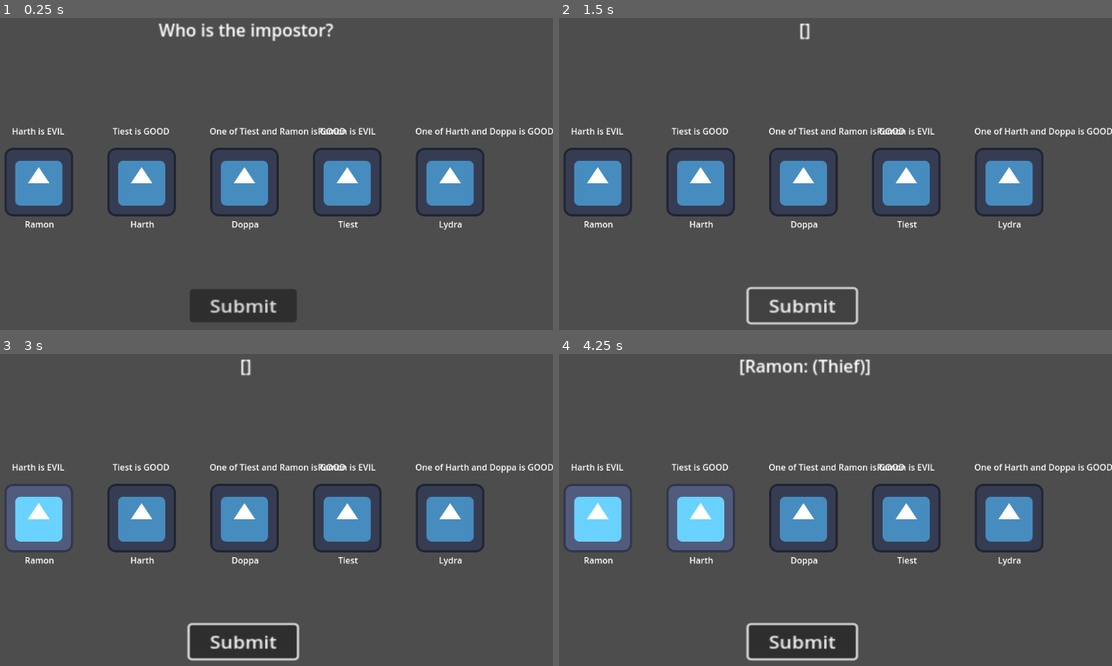
Above: before the commit, frames 1-4 (two rows, left to right).
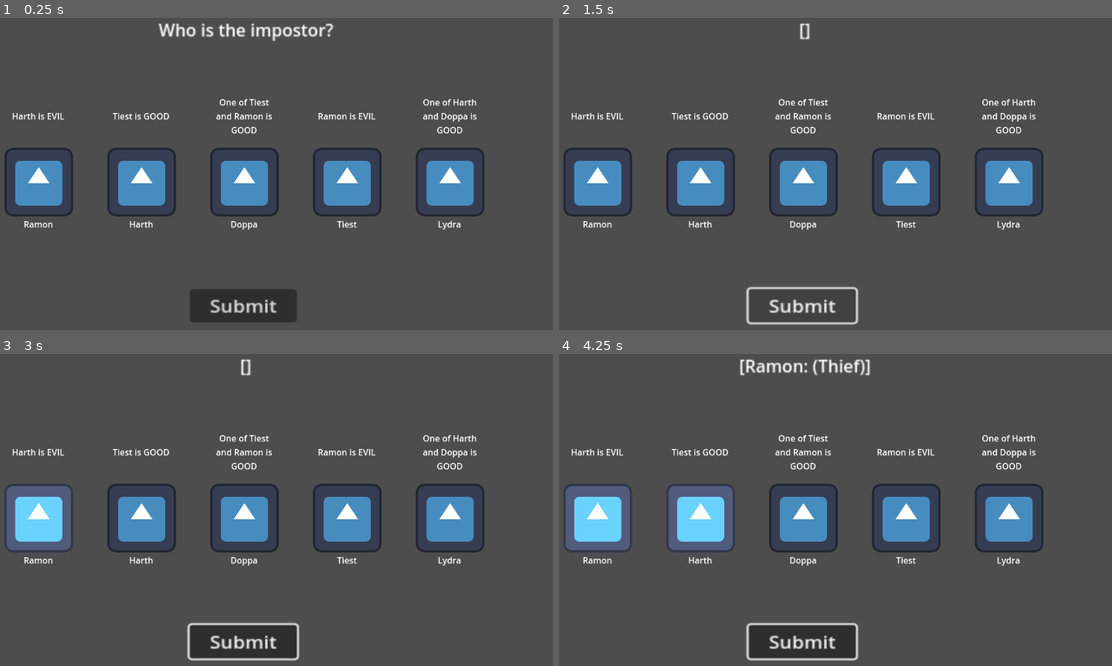
Above: after the commit, the same moments.

Repository: vbAarav/school-snatcher
Game: Godot game, scene res://Scenes/main.tscn
The game is run twice, just before and just after one commit, with the same random seed, the same clock (stepped at 60 frames per second) and the same inputs. The engine's default icon, where the game draws it, is replaced by a stand-in: a white triangle on a blue panel in a dark square.
Inputs (mouse positions are in pixels of both pictures, inside the frame that each line leads up to):
- Up to frame 1 (0.25 s): no input
- Up to frame 2 (1.5 s): click "Submit" at 0.5 s; click "Submit" at 1.25 s
- Up to frame 3 (3 s): click "Submit" at 2 s; tap Enter at 2.75 s; move the mouse to (38, 516) at 2.77 s; click (38, 516) at 2.92 s
- Up to frame 4 (4.25 s): tap Space at 3.5 s; move the mouse to (702, 516) at 3.52 s; click (702, 516) at 3.67 s

The runs differ from the first frame. In frame 1, 2.0% of the frame differs, in the area x 2-100%, y 25-68%; in frame 2, 2.0%; in frame 3, 2.0%; in frame 4, 2.0%.

Commit message:
Increased Text Space

Diff:
--- a/Scenes/student.tscn
+++ b/Scenes/student.tscn
@@ -18,18 +18,23 @@
 
 [node name="Information" type="Label" parent="."]
 offset_left = -65.0
-offset_top = -107.0
+offset_top = -178.0
 offset_right = 64.0
 offset_bottom = -69.0
 text = "1 is good"
 horizontal_alignment = 1
+vertical_alignment = 1
+autowrap_mode = 3
+clip_text = true
 
 [node name="Name" type="Label" parent="."]
-offset_left = -63.0
+offset_left = -65.0
 offset_top = 67.0
-offset_right = 66.0
-offset_bottom = 105.0
+offset_right = 64.0
+offset_bottom = 90.0
 text = "1"
 horizontal_alignment = 1
+autowrap_mode = 3
+clip_text = true
 
 [connection signal="input_event" from="." to="." method="_on_input_event"]
